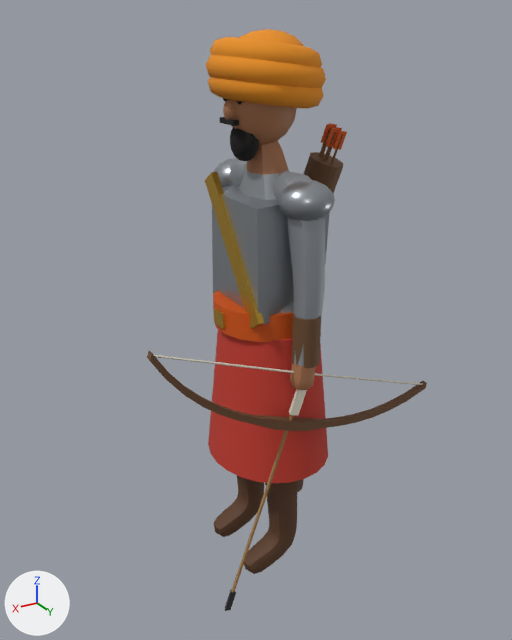
The glTF model models/era1/hind_kamonchi.glb: old version first, new version second.
One viewpoint serves both versions: a 50 mm camera at (1.164, 1.857, 1.873) aimed at (0.058, 0.014, 0.951). Every picture has the same lights, and +X, +Y and +Z are marked at lower left. The first picture is the older version. Vertices at exactly the same position are counted once.

In view in the first picture: 'ArrowHead', 'ArrowShaft', 'Body', 'Bow', 'Fletch', 'StringTop' and 1 more.
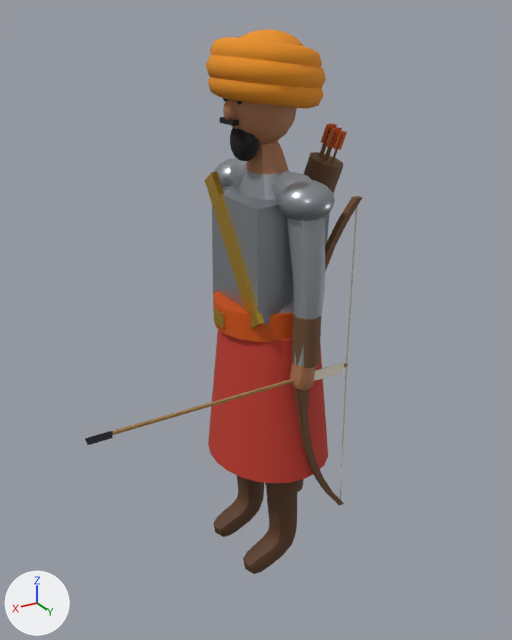
Changed parts and their boxes (x1, y1, x2, y2) in the pictures (512 x 640 px):
'Bow', moved, turned: before (147, 351, 427, 431); after (295, 196, 363, 506)
'ArrowShaft', moved, turned: before (231, 415, 294, 593); after (112, 363, 348, 435)
'StringTop', reshaped: before (154, 355, 294, 373); after (346, 206, 358, 364)
'Fletch', moved, turned: before (289, 389, 307, 416); after (314, 363, 344, 381)
'ArrowHead', moved, turned: before (225, 590, 236, 611); after (85, 431, 113, 445)

What the commit changed:
me_arrowhead is used by ob_arrowhead; location (0.0, 0.0, 0.0).
me_arrowhead had 6 vertices, 6 faces and spanned x 0.2742..0.3193, y 0.227..0.2465, z 0.0203..0.0938.
me_arrowhead now has 6 vertices, 6 faces and spans x 0.6505..0.7205, y 0.227..0.2465, z 0.8192..0.8418.
me_arrowhead part 1: the whole mesh is turned -70 degrees about the y axis through its middle, then moved by (0.3887, 0.0, 0.7735).
me_arrowshaft is used by ob_arrowshaft; location (0.0, 0.0, 0.0).
me_arrowshaft had 10 vertices, 10 faces and spanned x 0.006..0.29, y 0.234..0.245, z 0.088..0.844.
me_arrowshaft now has 10 vertices, 10 faces and spans x -0.15..0.65, y 0.234..0.245, z 0.825..0.836.
me_arrowshaft part 2: the whole mesh is turned -70 degrees about the y axis through its middle, then moved by (0.103, 0.0, 0.365).
me_fletch_005 is used by ob_fletch; location (0.0, 0.0, 0.0).
me_fletch_005 had 6 vertices, 6 faces and spanned x 0.0018..0.0753, y 0.22..0.25, z 0.7042..0.8288.
me_fletch_005 now has 6 vertices, 6 faces and spans x -0.1295..-0.0095, y 0.22..0.25, z 0.8132..0.8478.
me_fletch_005 part 3: the whole mesh is turned -70 degrees about the y axis through its middle, then moved by (-0.1081, 0.0, 0.064).
me_stringtop is used by ob_stringtop; location (0.0, 0.0, 0.0).
me_stringtop had 8 vertices, 8 faces and spanned x 0.01..0.528, y 0.237..0.244, z 0.838..1.038.
me_stringtop now has 8 vertices, 8 faces and spans x -0.158..-0.146, y 0.236..0.243, z 0.83..1.381.
me_stringtop part 4: the whole mesh is multiplied about its middle by the matrix ((-0.359, 0.0, 0.933), (0.0, -1.0, 0.0), (0.933, 0.0, 0.359)), then moved by (-0.421, 0.0, 0.167).
Object 'Bow' (ob_bow) turns from (0, 70, 0) to (0, 0, 0) degrees about x, y and z.
Object 'Bow' (ob_bow) moves from (0.03, 0.24, 0.79) to (-0.095, 0.24, 0.831).
